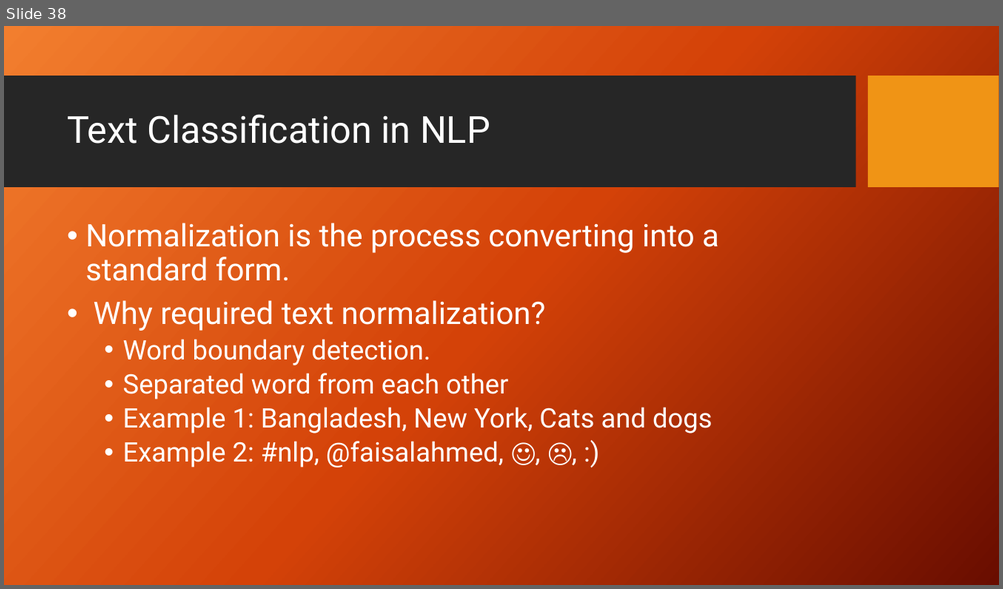
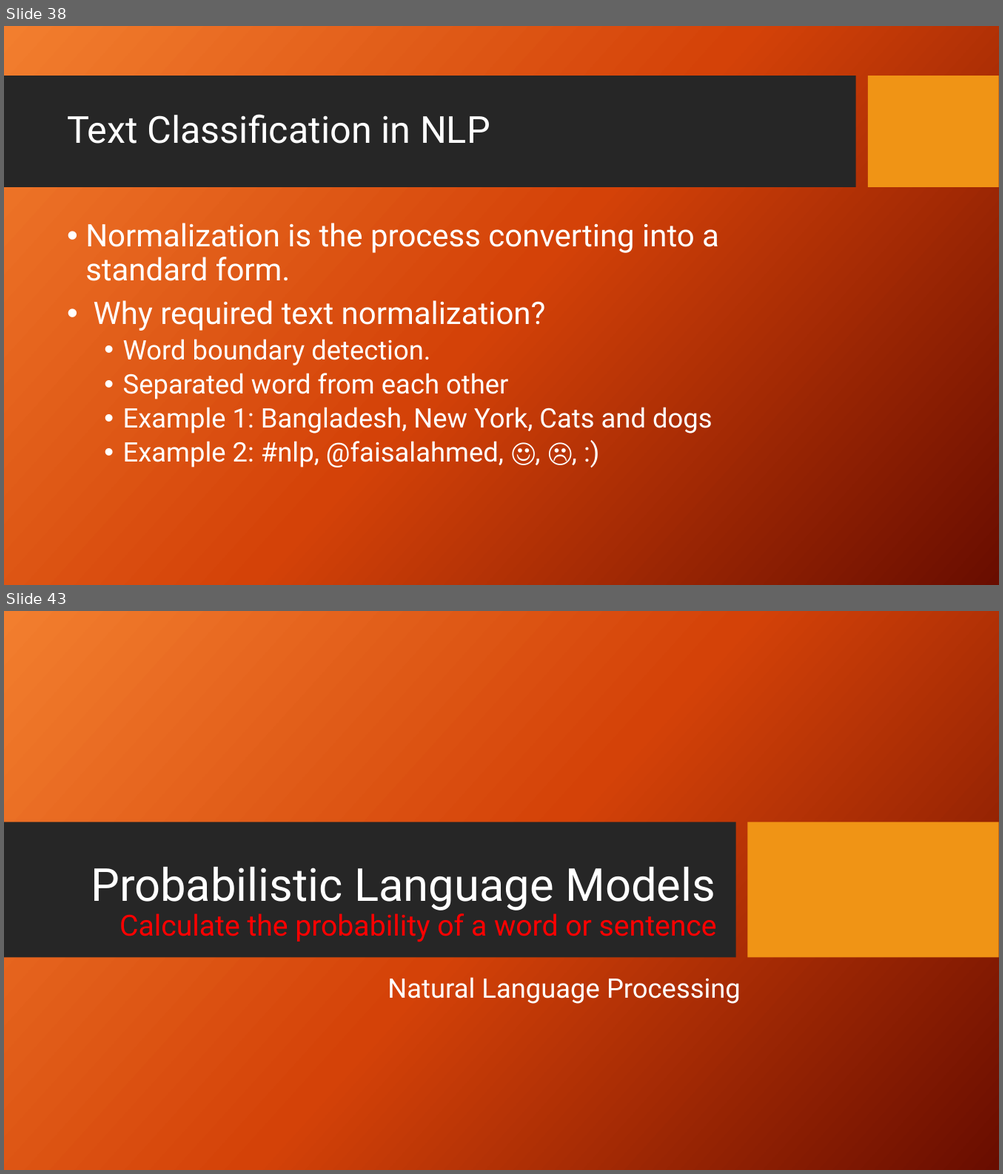
Before and after one commit to FaisalAhmedBijoy/Natural-Language-Processing-with-Python, a slide deck: docs/NLP_bangla_tutorial.pptx. Shown one above the other, each under a label of ours: slide 38 before the commit, slides 38 and 43 after it; the slides between them are not shown. The pictures are 1003x589 and 1003x1174 pixels, drawn with LibreOffice and Linux fonts; fonts in the diff are those of the drawing; background and template pictures are left out. Boxes give left, top, right and bottom in pixels: in the first picture for what was removed or moved away, otherwise in the second. Text is boxed around its words. In the diff, an @@ line names an element or a change of style, - is before the commit and + after.

```diff
--- a/docs/NLP_bangla_tutorial.pptx
+++ b/docs/NLP_bangla_tutorial.pptx
@@ slide 43 added at (4,611,999,1170), background picture (left out) @@
@@ rectangle added at (4,822,736,958), fill #262626 @@
@@ rectangle added at (747,822,999,958), fill #F09415 @@
@@ title added at (91,867,717,943), 28 pt, text #FF0000 @@
+Probabilistic Language Models
+Calculate the probability of a word or sentence
@@ subtitle added at (387,977,740,1004), 26 pt, text #FFFFFF @@
+Natural Language Processing
```
Also in this commit, not shown: 3 slides changed, 1 other slide added, 1 slide removed.
